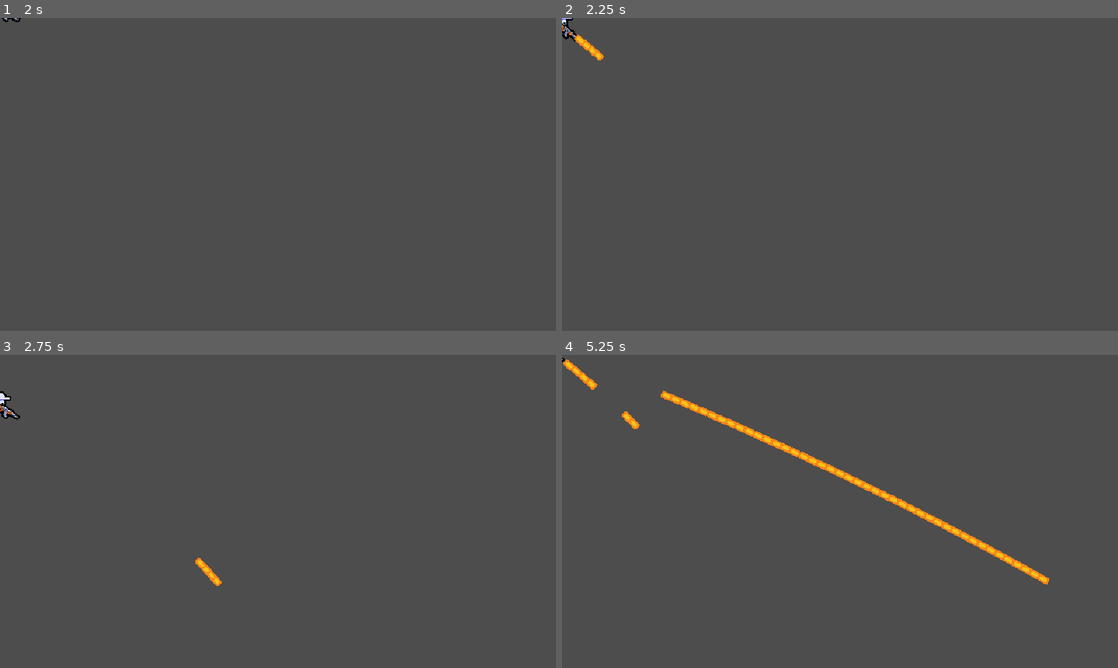
Above: before the commit, frames 1-4 (two rows, left to right).
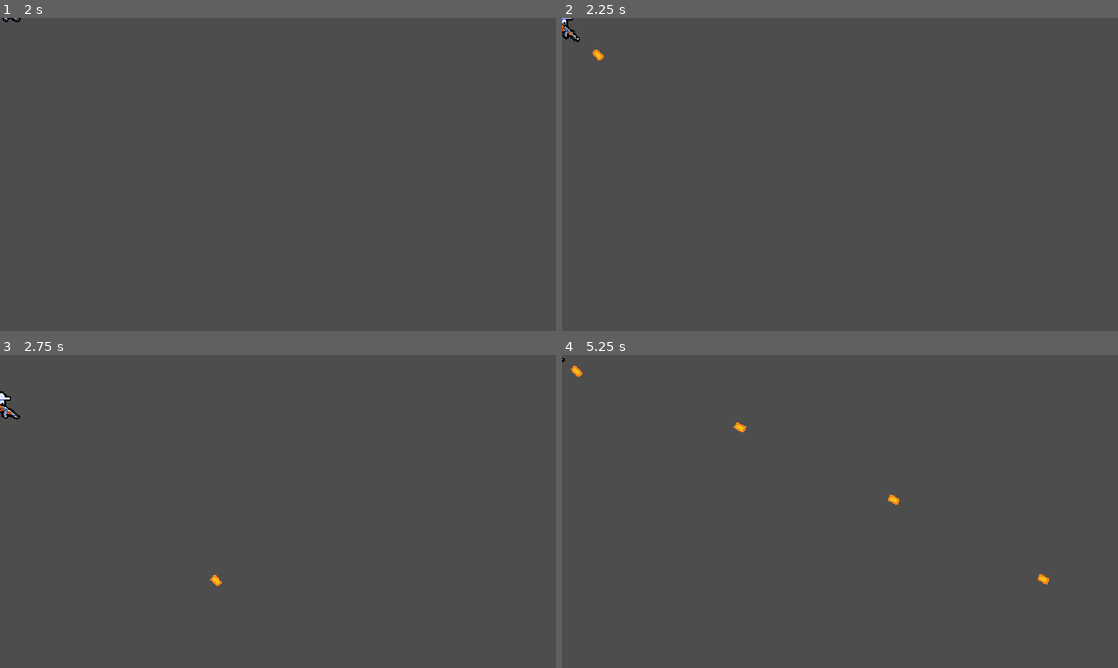
Above: after the commit, the same moments.

Repository: bartoszcholewa/2d-multiplayer-course
Game: Godot game, scene res://ui/main_menu/main_menu.tscn
The game is run twice, just before and just after one commit, with the same random seed, the same clock (stepped at 60 frames per second) and the same inputs.
Inputs (mouse positions are in pixels of both pictures, inside the frame that each line leads up to):
- Up to frame 1 (2 s): tap Enter at 0.5 s; move the mouse to (400, 158) at 0.52 s; press the mouse at (400, 158) at 0.53 s; hold D (move_right) 0.53-1.25 s; release the mouse at (400, 158) at 1.25 s; click "Host" at 1.25 s
- Up to frame 2 (2.25 s): tap Space at 2 s; move the mouse to (728, 190) at 2.02 s; hold S (move_down) from 2.03 s (still down); click (728, 190) at 2.1 s
- Up to frame 3 (2.75 s): keep holding S (move_down)
- Up to frame 4 (5.25 s): move the mouse to (895, 442) at 2.77 s; release S (move_down) at 2.78 s; press the mouse at (895, 442) at 2.78 s; hold D (move_right) 2.78-3.53 s; move the mouse to (812, 574) at 3.52 s; release the mouse at (812, 574) at 3.53 s; hold W (move_up) 3.53-4.28 s; click (812, 574) at 3.6 s; move the mouse to (1006, 558) at 4.27 s; press the mouse at (1006, 558) at 4.28 s; hold A (move_left) from 4.28 s (still down); move the mouse to (673, 464) at 5.02 s; release the mouse at (673, 464) at 5.03 s; click (673, 464) at 5.1 s

Frame 1 is identical in both runs. In frame 2, 0.1% of the frame differs, in the area x 2-7%, y 5-13%; in frame 3, 0.1%; in frame 4, 1.8%, in the area x 0-87%, y 1-72%.

Commit message:
Lesson 15 - Bullet Interval and Lifetime

Diff:
--- a/entities/bullet/bullet.gd
+++ b/entities/bullet/bullet.gd
@@ -4,13 +4,22 @@
 ## Bullet speed in pixels/second
 const SPEED: int = 600
 
+@onready var life_timer: Timer = $LifeTimer
+
 var direction: Vector2
+
+func _ready() -> void:
+	life_timer.timeout.connect(_on_life_timer_timeout)
 
 func _process(delta: float) -> void:
 	global_position += direction * SPEED * delta
 
 
-
 func start(bullet_direction: Vector2) -> void:
 	direction = bullet_direction
 	rotation = direction.angle()
+
+func _on_life_timer_timeout() -> void:
+	# Remove bullet node from server
+	if is_multiplayer_authority():
+		queue_free()
--- a/entities/bullet/bullet.tscn
+++ b/entities/bullet/bullet.tscn
@@ -20,5 +20,10 @@
 [node name="MultiplayerSynchronizer" type="MultiplayerSynchronizer" parent="."]
 replication_config = SubResource("SceneReplicationConfig_2kyv7")
 
+[node name="LifeTimer" type="Timer" parent="."]
+wait_time = 2.0
+one_shot = true
+autostart = true
+
 [node name="Sprite2D" type="Sprite2D" parent="."]
 texture = ExtResource("1_78c8h")
--- a/entities/player/player.gd
+++ b/entities/player/player.gd
@@ -3,6 +3,7 @@
 
 @onready var player_input_synchronizer_component: PlayerInputSynchronizerComponent = $PlayerInputSynchronizerComponent
 @onready var weapon_root: Node2D = $WeaponRoot
+@onready var fire_rate_timer: Timer = $FireRateTimer
 
 const BULLET_SCENE: PackedScene = preload("uid://ci3xnymrb32hv")
 
@@ -24,10 +25,13 @@
 		velocity = player_input_synchronizer_component.movement_vector * 100
 		move_and_slide()
 		if player_input_synchronizer_component.is_attack_pressed:
-			create_bullet()
+			try_create_bullet()
 
 
-func create_bullet() -> void:
+func try_create_bullet() -> void:
+	if not fire_rate_timer.is_stopped():
+		return
+
 	var bullet_instance: Bullet = BULLET_SCENE.instantiate()
 	bullet_instance.global_position = weapon_root.global_position
 
@@ -35,3 +39,5 @@
 	bullet_instance.start(bullet_direction)
 
 	get_parent().add_child(bullet_instance, true)
+
+	fire_rate_timer.start()
--- a/entities/player/player.tscn
+++ b/entities/player/player.tscn
@@ -22,6 +22,10 @@
 [node name="MultiplayerSynchronizer" type="MultiplayerSynchronizer" parent="."]
 replication_config = SubResource("SceneReplicationConfig_abrql")
 
+[node name="FireRateTimer" type="Timer" parent="."]
+wait_time = 0.25
+one_shot = true
+
 [node name="Sprite2D" type="Sprite2D" parent="."]
 texture = ExtResource("3_sglur")
 centered = false
